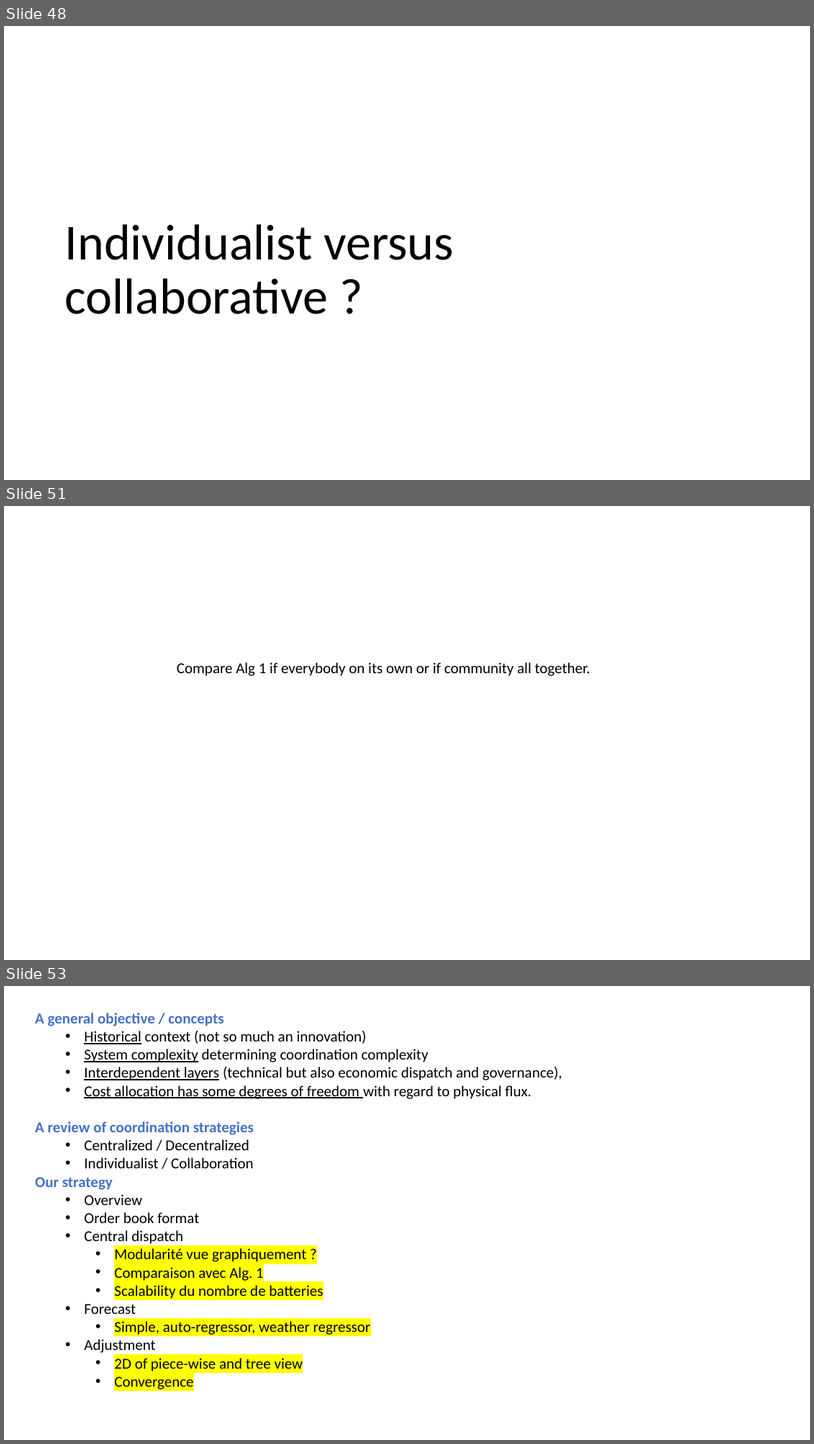
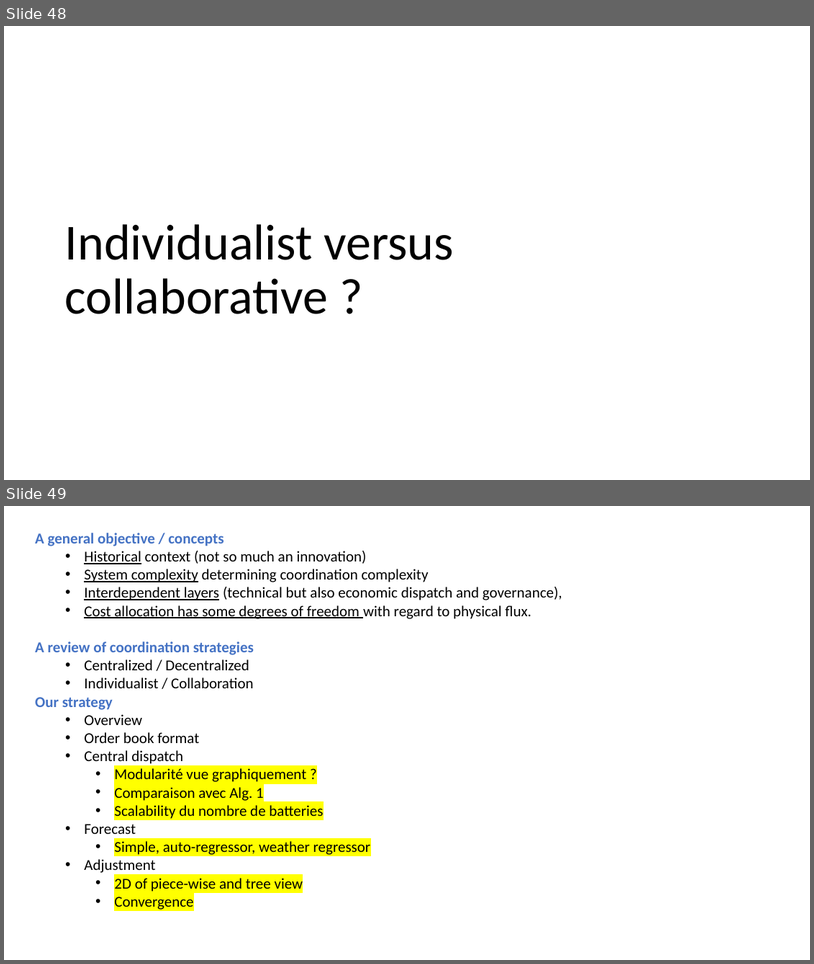
Before and after one commit to Jonathan56/supplementary_thesis, a slide deck: figures.pptx. Shown one above the other, each under a label of ours: slides 48, 51 and 53 before the commit, slides 48 and 49 after it; the slides between them are not shown. The pictures are 814x1444 and 814x964 pixels, drawn with LibreOffice and Linux fonts; fonts in the diff are those of the drawing. Boxes give left, top, right and bottom in pixels: in the first picture for what was removed or moved away, otherwise in the second. Text is boxed around its words. In the diff, an @@ line names an element or a change of style, - is before the commit and + after.

```diff
--- a/figures.pptx
+++ b/figures.pptx
@@ slide 51 removed at [4, 506, 810, 960], background #FFFFFF @@
@@ text removed at [177, 662, 591, 676] @@
-Compare Alg 1 if everybody on its own or if community all together.
@@ what was slide 53 is now slide 49 @@
```
Also in this commit, not shown: 1 slide changed, 5 slides added, 7 other slides removed, 3 other files.
